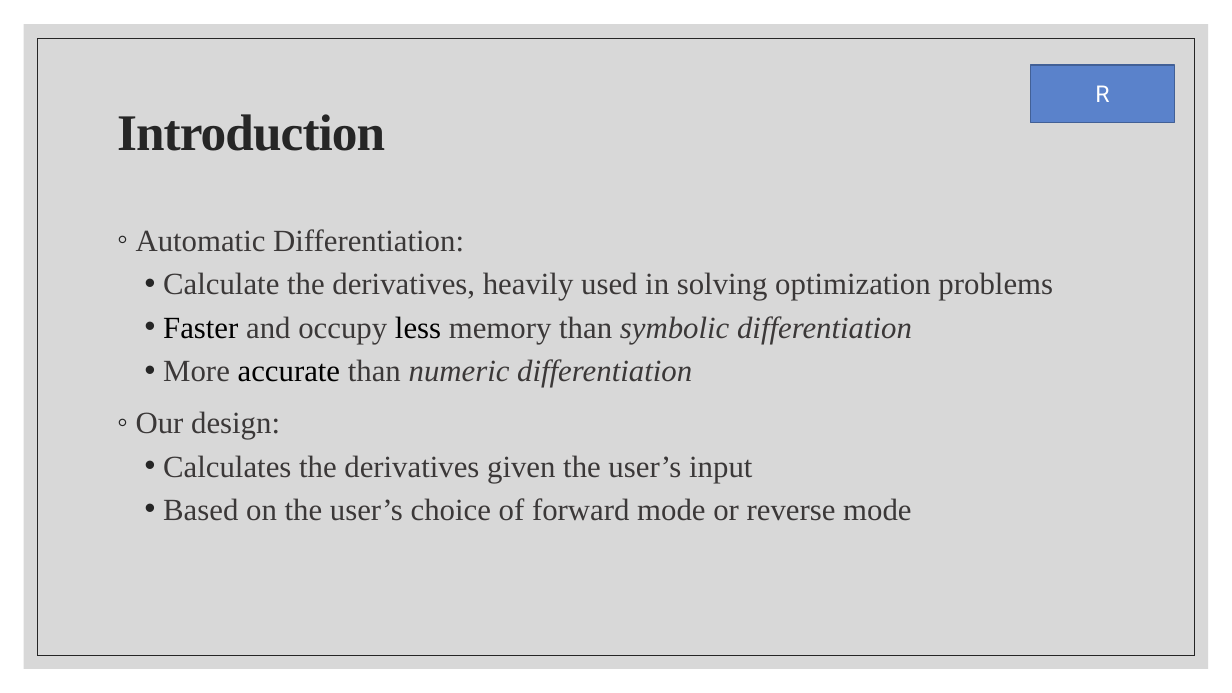
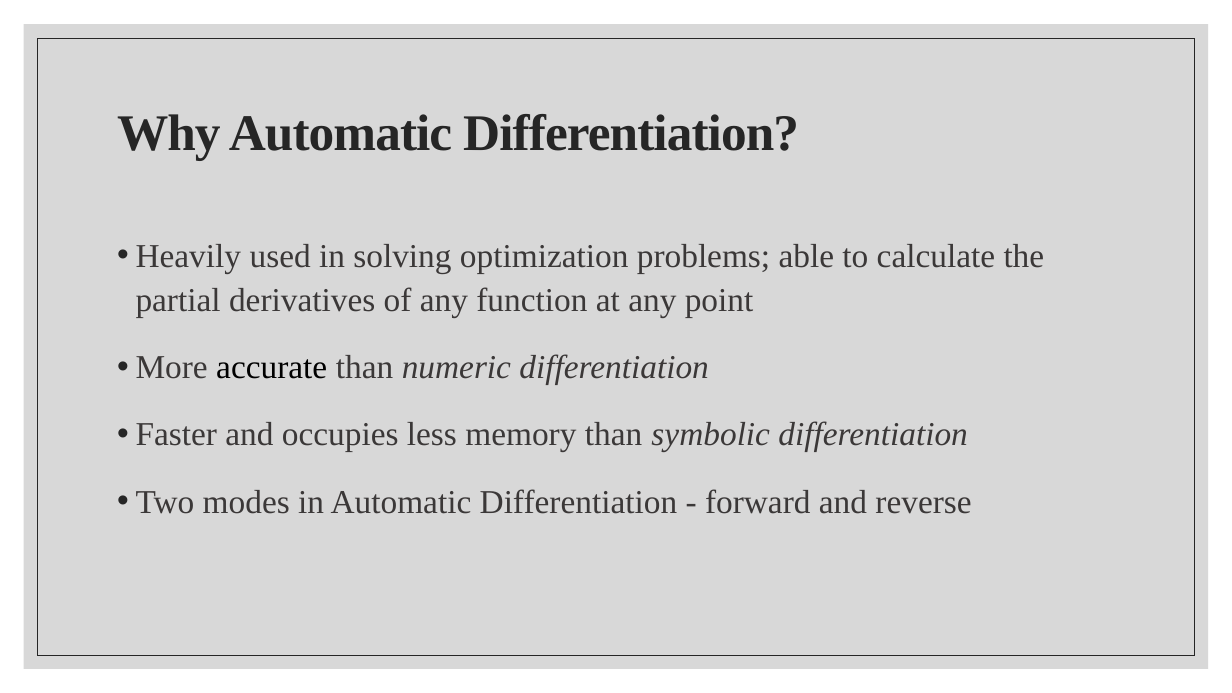
Before and after one commit to the-differentiators/cs207-FinalProject, a slide deck: slide 2 of docs/cs207-presentation.pptx. Drawn at 1232x693 pixels with LibreOffice and Linux fonts; fonts in the diff are those of the drawing. Boxes give left, top, right and bottom in pixels: in the first picture for what was removed or moved away, otherwise in the second. Text is boxed around its words. In the diff, an @@ line names an element or a change of style, - is before the commit and + after.

Commit message:
add final presentation and forward demo

```diff
--- a/docs/cs207-presentation.pptx
+++ b/docs/cs207-presentation.pptx
@@ rectangle removed at <box>1031,65,1175,122</box> @@
-R
@@ title at <box>117,114,799,161</box>: text changed @@
-Introduction
+Why Automatic Differentiation?
@@ text "Heavily used in solving optimization ...": place and size @@
-text "Heavily used in solving optimization ..." at <box>136,229,1053,521</box>
+text "Heavily used in solving optimization ..." at <box>136,244,1045,514</box>
@@ text at <box>136,244,1045,318</box>: text changed; size 24 to 26 pt @@
-◦ Automatic Differentiation:
-  • Calculate the derivatives, heavily used in solving optimization problems
-  • Faster and occupy less memory than symbolic differentiation
+• Heavily used in solving optimization problems; able to calculate the partial derivatives of any function at any point
@@ text at <box>136,354,709,385</box>: size 24 to 26 pt in "More accurate than numeric differentiation"; list level 2 to 1 in "More accurate than numeric differentiation"; line spacing 1 to 1.1 @@
@@ text at <box>136,421,971,514</box>: text changed; size 24 to 26 pt @@
-◦ Our design:
-  • Calculates the derivatives given the user’s input
-  • Based on the user’s choice of forward mode or reverse mode
+• Faster and occupies less memory than symbolic differentiation
+• Two modes in Automatic Differentiation - forward and reverse
```
Also in this commit, not shown: 2 other slides changed, 6 slides added, 7 slides removed, 3 other files.
